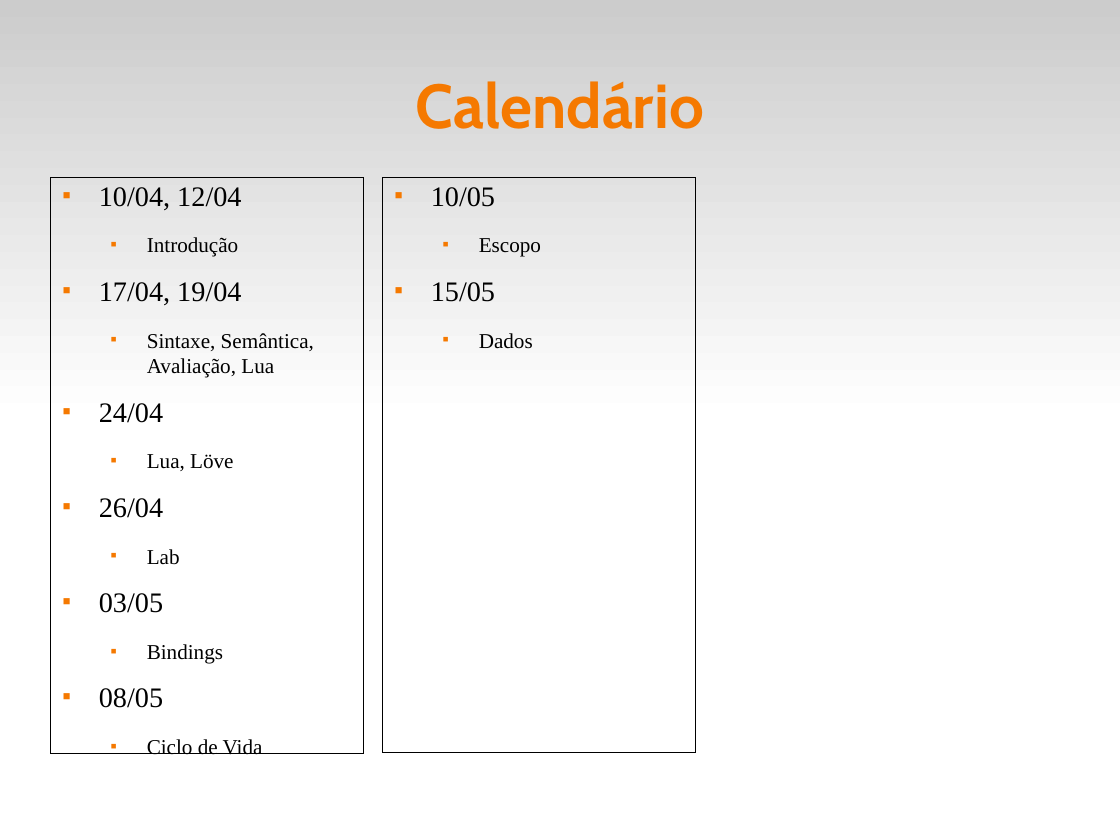
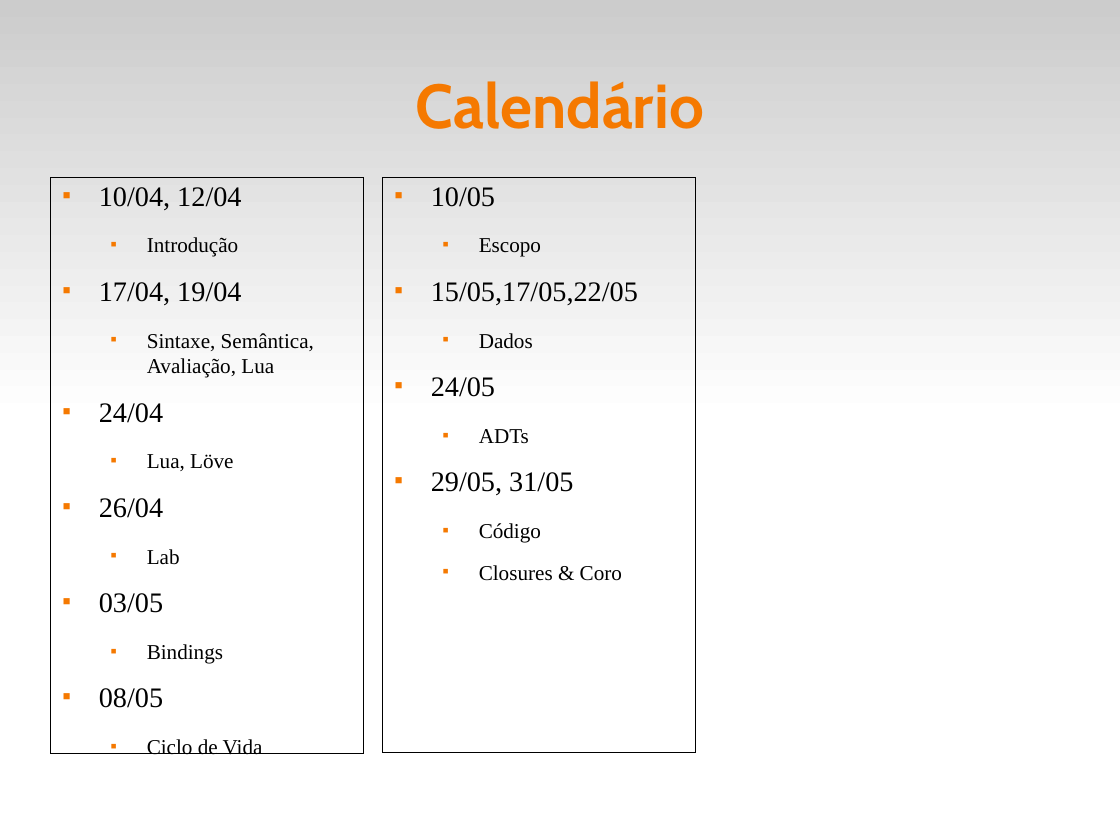
Before and after one commit to faipo/EDL, a slide deck: slide 15 of slides/edl-00.odp (slide 12 before the commit). Drawn at 1120x840 pixels with LibreOffice and Linux fonts; fonts in the diff are those of the drawing. Boxes give left, top, right and bottom in pixels: in the first picture for what was removed or moved away, otherwise in the second. Text is boxed around its words. In the diff, an @@ line names an element or a change of style, - is before the commit and + after.

```diff
--- a/slides/edl-00.odp
+++ b/slides/edl-00.odp
@@ text at [431, 187, 622, 581]: paragraphs added @@
+■ 24/05
+  ■ ADTs
+■ 29/05, 31/05
+  ■ Código
+  ■ Closures & Coro
@@ text at [431, 282, 638, 305]: text changed @@
-■ 15/05
+■ 15/05,17/05,22/05
```
Also in this commit, not shown: 4 other slides changed, 1 slide removed, 8 other files.
